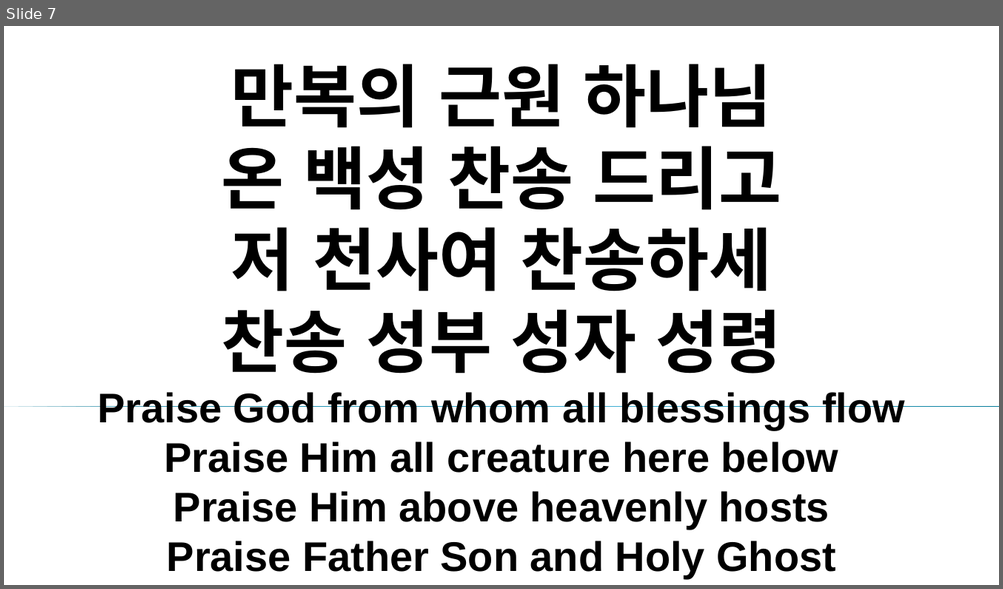
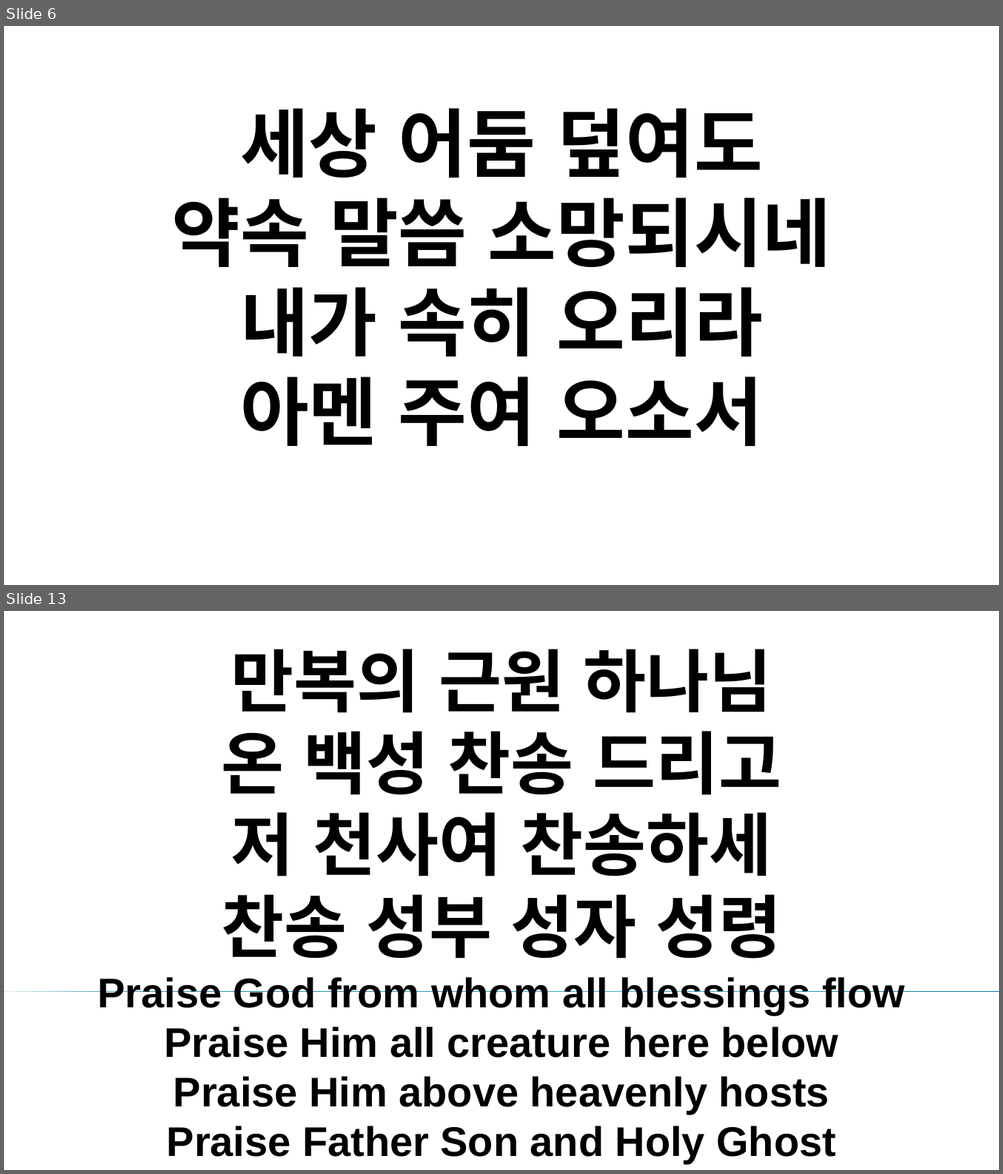
Before and after one commit to kagented/automate, a slide deck: ppt/merged.pptx. Shown one above the other, each under a label of ours: slide 7 before the commit, slides 6 and 13 after it; the slides between them are not shown. The pictures are 1003x589 and 1003x1174 pixels, drawn with LibreOffice and Linux fonts; fonts in the diff are those of the drawing; background and template pictures are left out. Boxes give left, top, right and bottom in pixels: in the first picture for what was removed or moved away, otherwise in the second. Text is boxed around its words. In the diff, an @@ line names an element or a change of style, - is before the commit and + after.

```diff
--- a/ppt/merged.pptx
+++ b/ppt/merged.pptx
@@ slide 6 added at <box>4,26,999,585</box>, background picture (left out) @@
@@ title added at <box>171,108,831,446</box>, 72 pt, text #000000, bold @@
+세상 어둠 덮여도
+약속 말씀 소망되시네
+내가 속히 오리라
+아멘 주여 오소서
@@ what was slide 7 is now slide 13 @@
```
Also in this commit, not shown: 1 slide changed, 10 other slides added, 48 slides removed, 7 other files.
